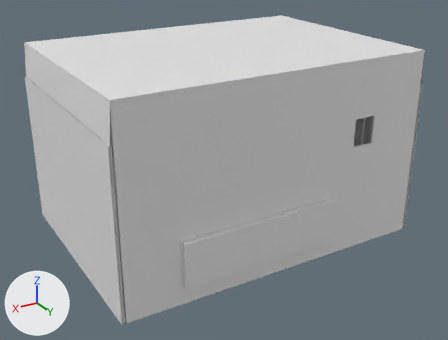
Renders of the glTF model assets/environments/containment-room-two/room-two-hall.glb from each side of a commit.
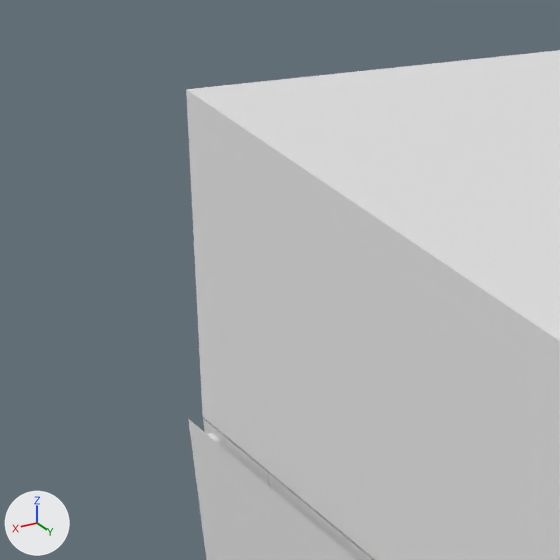
The first picture shows the older version from a 50 mm lens placed at (28.7, 10.7, 30.0), pointed at (-0.1, -37.2, 6.0). The close-ups show the older and then the newer version on the part from 1% to 14% of the width and 10% to 27% of the height of that picture. Only the edits that show in the close-ups are written down. The lights are fixed; the arrows at lower left show +X, +Y and +Z. Where no turn or scale is listed for an object, it has been applied to the vertices. Vertices at exactly the same position are counted once.

Names of what the first close-up shows: 'R2_Batch_Shell_Cool', 'R2_Batch_Shell_Graphite' and 1 more.
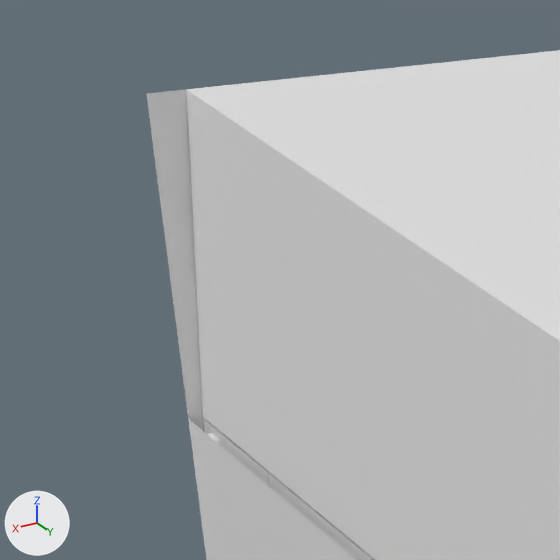
The change in detail:
me_r2_adhesion_backing_001 is used by ob_r2_batch_shell_graphite; location (0.0, 0.0, 0.0).
me_r2_adhesion_backing_001 had 4856 vertices, 9346 faces and spanned x -18.4..15.2, y -48.8..-26.6, z 0.0..18.0.
me_r2_adhesion_backing_001 now has 4860 vertices, 9346 faces and spans x -18.4..15.2, y -48.8..-26.6, z 0.0..18.0.
me_r2_adhesion_backing_001 part 1: 1 vertex removed from x 14.8, y -48.8, z 14.1; 2 vertices added at x 15.2, y -48.8, z 14.1..18.0.
Other edits to the shape of me_r2_adhesion_backing_001 do not show in these pictures.

What differs and where, as boxes (x1, y1, x2, y2) in the close-ups (560 x 560 px; the box of a moved part takes in the faces that stretch with it):
'R2_Batch_Shell_Graphite', reshaped: before (186, 50, 560, 560); after (146, 50, 560, 560)
part 1 of me_r2_adhesion_backing_001, moved or reshaped (mostly hidden before): before (242, 450, 275, 478); after (146, 89, 275, 478)
